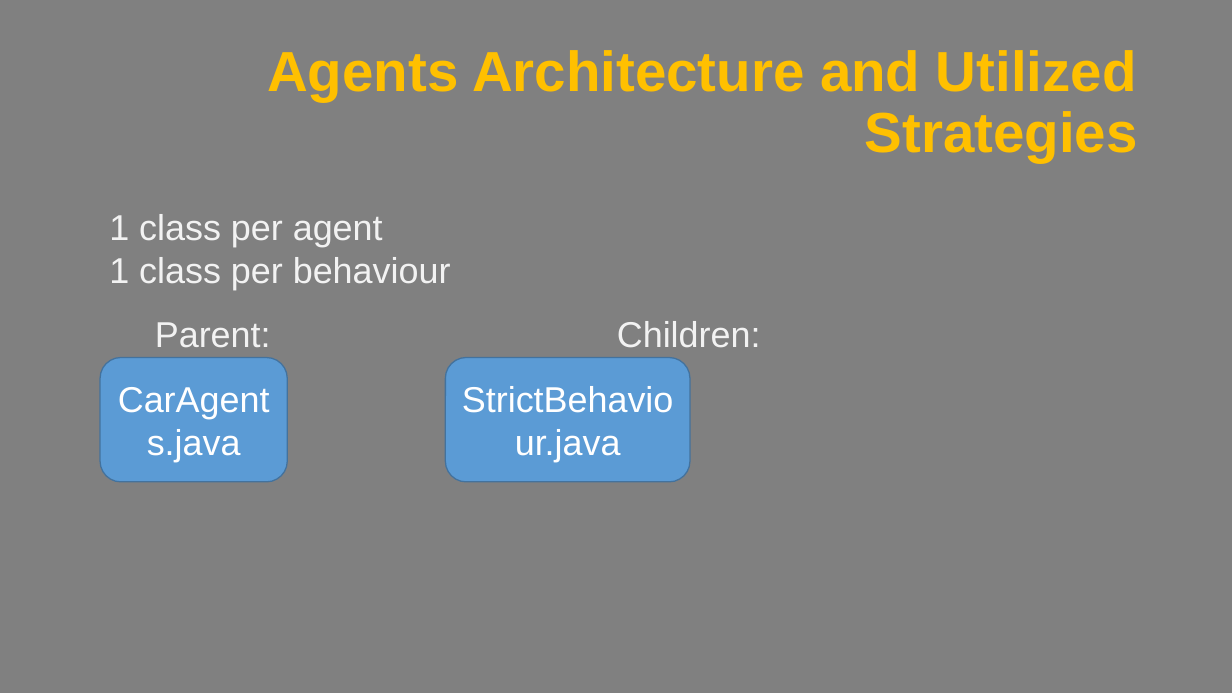
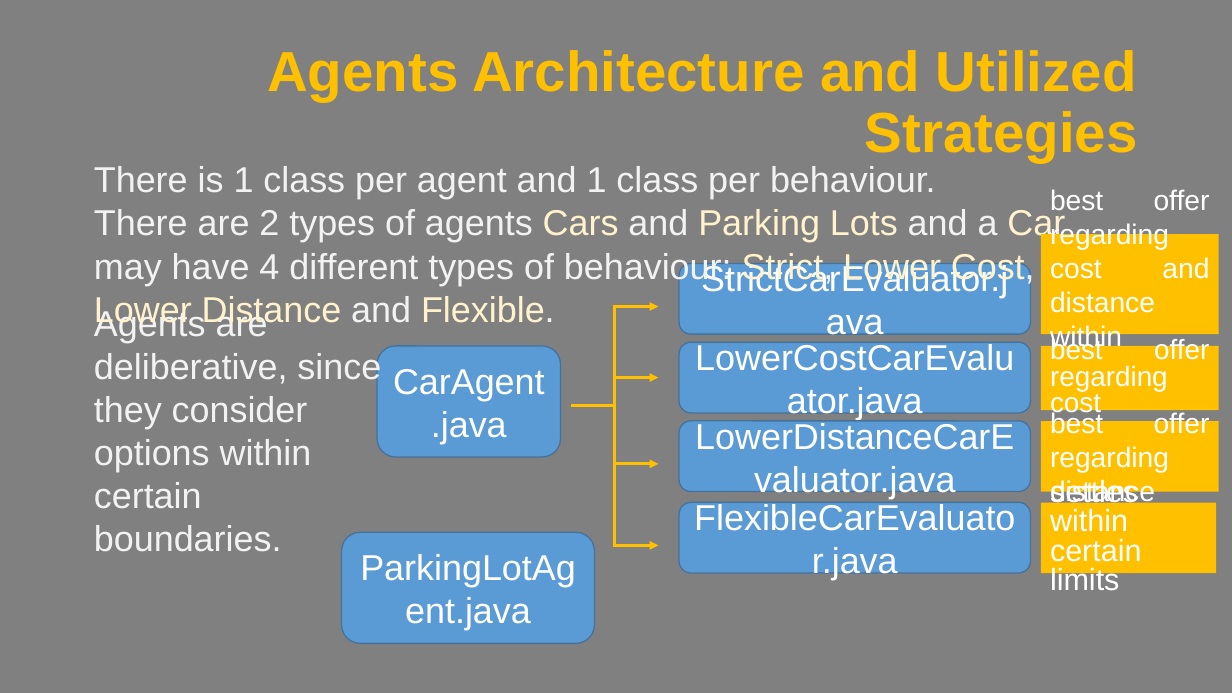
Before and after one commit to EZSPECIAL/AIAD18-19, a slide deck: slide 8 of report 1.pptx (slide 5 before the commit). Drawn at 1232x693 pixels with LibreOffice and Linux fonts; fonts in the diff are those of the drawing. Boxes give left, top, right and bottom in pixels: in the first picture for what was removed or moved away, otherwise in the second. Text is boxed around its words. In the diff, an @@ line names an element or a change of style, - is before the commit and + after.

Commit message:
updated implemented classes & global scheme

```diff
--- a/report 1.pptx
+++ b/report 1.pptx
@@ text added at (94,166,1065,329), 28 pt, text #F2F2F2 @@
+There is 1 class per agent and 1 class per behaviour.
+There are 2 types of agents Cars and Parking Lots and a Car may have 4 different types of behaviour: Strict, Lower Cost, Lower Distance and Flexible.
@@ text removed at (109,214,451,290) @@
-1 class per agent
-1 class per behaviour
@@ rectangle added at (1041,234,1219,334), fill #FFC000, 22 pt, text #FFFFFF @@
+best offer regarding cost and distance within certain limits
@@ text added at (94,308,381,551), 28 pt, text #F2F2F2 @@
+Agents are deliberative, since they consider options within certain boundaries.
@@ text removed at (155,321,761,347) @@
-Parent: Children:
@@ rounded rectangle "CarAgent.java": place and size @@
-rounded rectangle "CarAgent.java" at (100,358,287,482)
+rounded rectangle "CarAgent.java" at (377,346,561,457)
@@ rounded rectangle removed at (445,358,690,482) @@
-StrictBehaviour.java
@@ rectangle added at (1041,346,1219,410), fill #FFC000, 21.7 pt, text #FFFFFF @@
+best offer regarding cost
@@ text in rounded rectangle at (393,369,545,444): text changed @@
-CarAgents.java
+CarAgent.java
@@ group added at (571,307,658,545): 4 elbow arrows @@
@@ rectangle added at (1041,421,1219,492), fill #FFC000, 22 pt, text #FFFFFF @@
+best offer regarding distance
@@ group added at (679,263,1031,573): 4 rounded rectangles @@
+StrictCarEvaluator.java
+LowerCostCarEvaluator.java
+LowerDistanceCarEvaluator.java
+FlexibleCarEvaluator.java
@@ rectangle added at (1041,503,1216,573), fill #FFC000, 23.8 pt, text #FFFFFF @@
+settles within certain limits
@@ rounded rectangle added at (342,532,595,643), fill #5B9BD5, outline #43739E 1 pt, 28 pt, text #FFFFFF @@
+ParkingLotAgent.java
```
Also in this commit, not shown: 3 other slides changed, 10 slides added, 4 slides removed.
